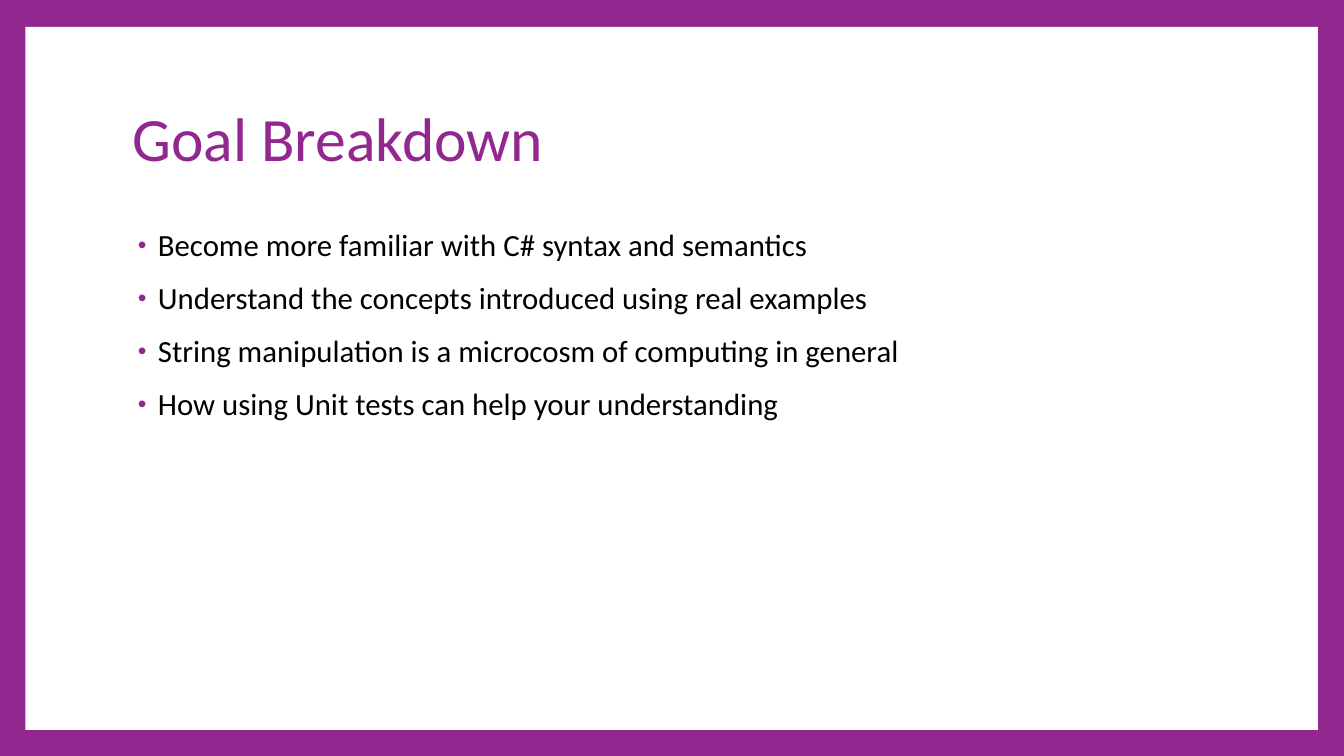
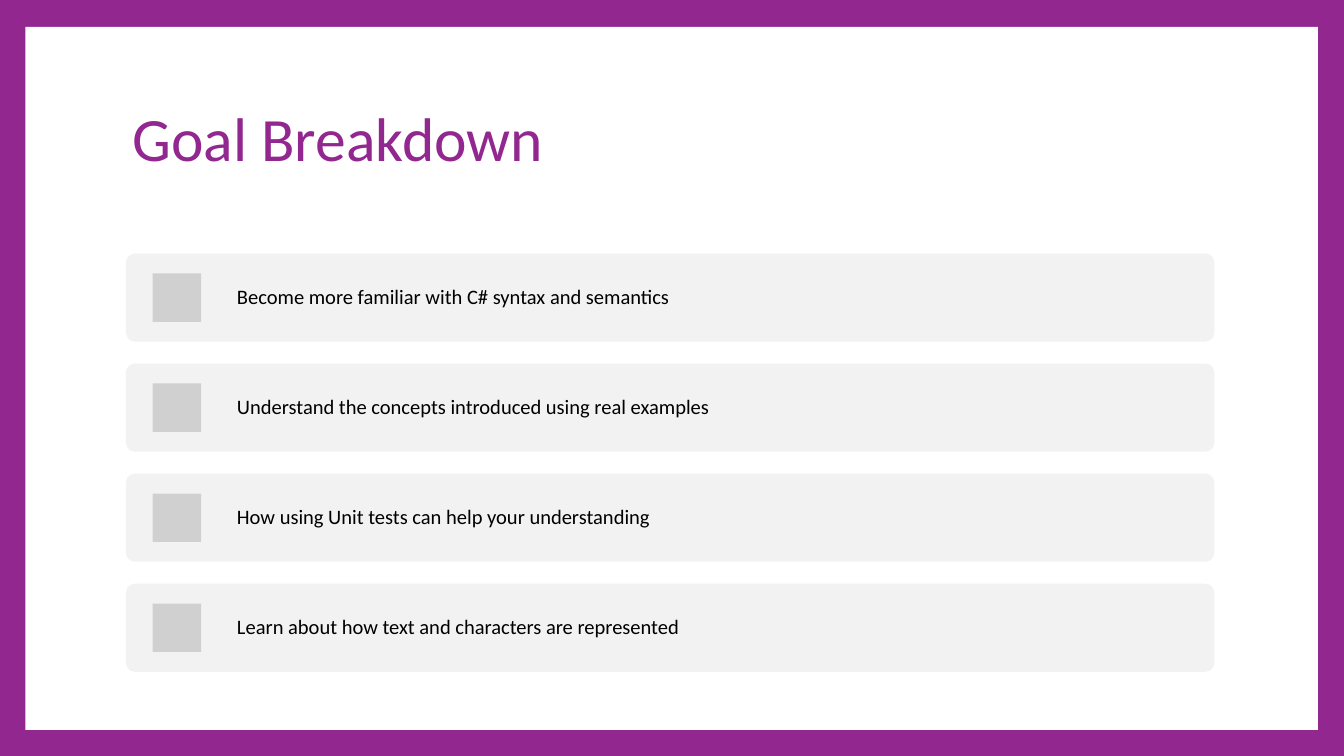
Before and after one commit to cdiggins/cs321, a slide deck: slide 2 of class-notes/cs321-winter-2023-lecture-3-strings.pptx. Drawn at 1344x756 pixels with LibreOffice and Linux fonts; fonts in the diff are those of the drawing; grey boxes stand for pictures. Boxes give left, top, right and bottom in pixels: in the first picture for what was removed or moved away, otherwise in the second. Text is boxed around its words. In the diff, an @@ line names an element or a change of style, - is before the commit and + after.

```diff
--- a/class-notes/cs321-winter-2023-lecture-3-strings.pptx
+++ b/class-notes/cs321-winter-2023-lecture-3-strings.pptx
@@ text removed at (x1=158, y1=234, x2=898, y2=421) @@
-• Become more familiar with C# syntax and semantics
-• Understand the concepts introduced using real examples
-• String manipulation is a microcosm of computing in general
-• How using Unit tests can help your understanding
@@ group added at (x1=126, y1=253, x2=1215, y2=672): 4 rounded rectangles, 4 pictures, 4 texts @@
+Become more familiar with C# syntax and semantics
+Understand the concepts introduced using real examples
+How using Unit tests can help your understanding
+Learn about how text and characters are represented
```
Also in this commit, not shown: 7 other slides changed, 24 slides added, 1 slide removed, 3 other files.
